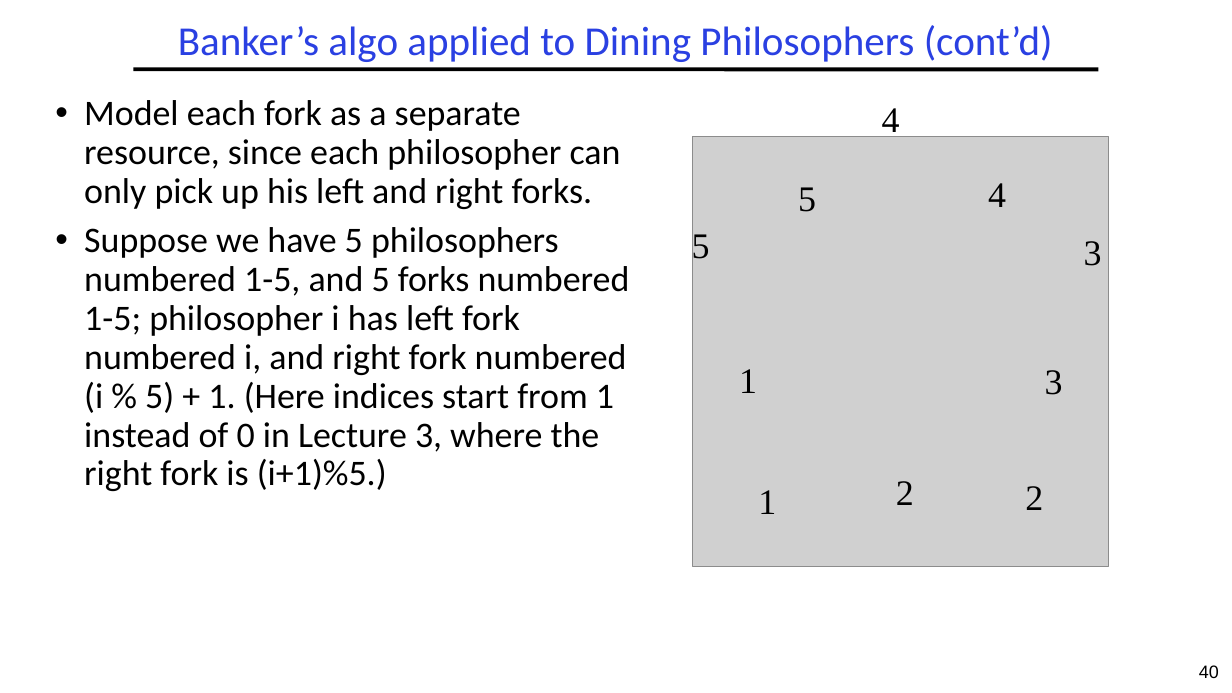
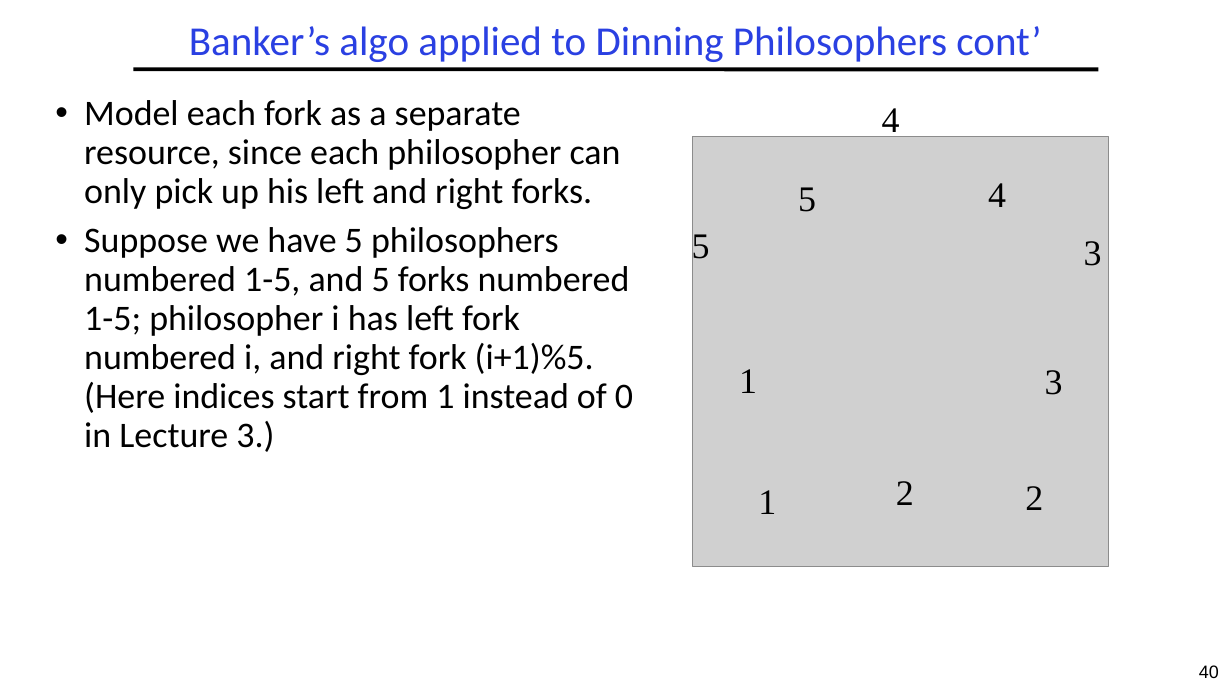
Before and after one commit to guhofstra/CSC112Fa26, a slide deck: slide 40 of PPTs/L4-Deadlocks.pptx. Drawn at 1232x693 pixels with LibreOffice and Linux fonts; fonts in the diff are those of the drawing; grey boxes stand for pictures. Boxes give left, top, right and bottom in pixels: in the first picture for what was removed or moved away, otherwise in the second. Text is boxed around its words. In the diff, an @@ line names an element or a change of style, - is before the commit and + after.

```diff
--- a/PPTs/L4-Deadlocks.pptx
+++ b/PPTs/L4-Deadlocks.pptx
@@ title at bbox=[189, 26, 1041, 62]: text changed @@
-Banker’s algo applied to Dining Philosophers (cont’d)
+Banker’s algo applied to Dinning Philosophers cont’
@@ text at bbox=[84, 227, 633, 452]: text changed @@
-• Suppose we have 5 philosophers numbered 1-5, and 5 forks numbered 1-5; philosopher i has left fork numbered i, and right fork numbered (i % 5) + 1. (Here indices start from 1 instead of 0 in Lecture 3, where the right fork is (i+1)%5.)
+• Suppose we have 5 philosophers numbered 1-5, and 5 forks numbered 1-5; philosopher i has left fork numbered i, and right fork (i+1)%5. (Here indices start from 1 instead of 0 in Lecture 3.)
```
Also in this commit, not shown: 19 other slides changed, 5 other files.
